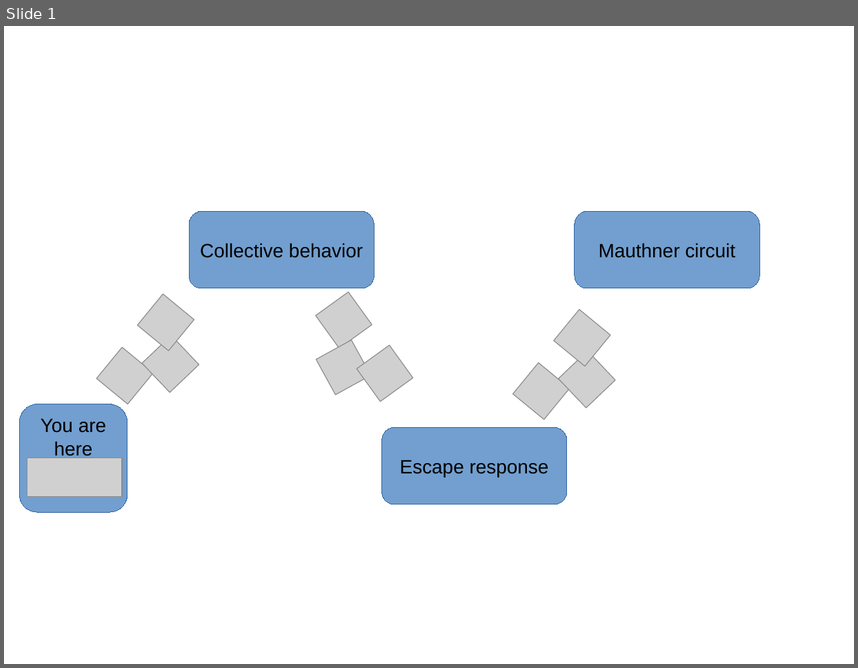
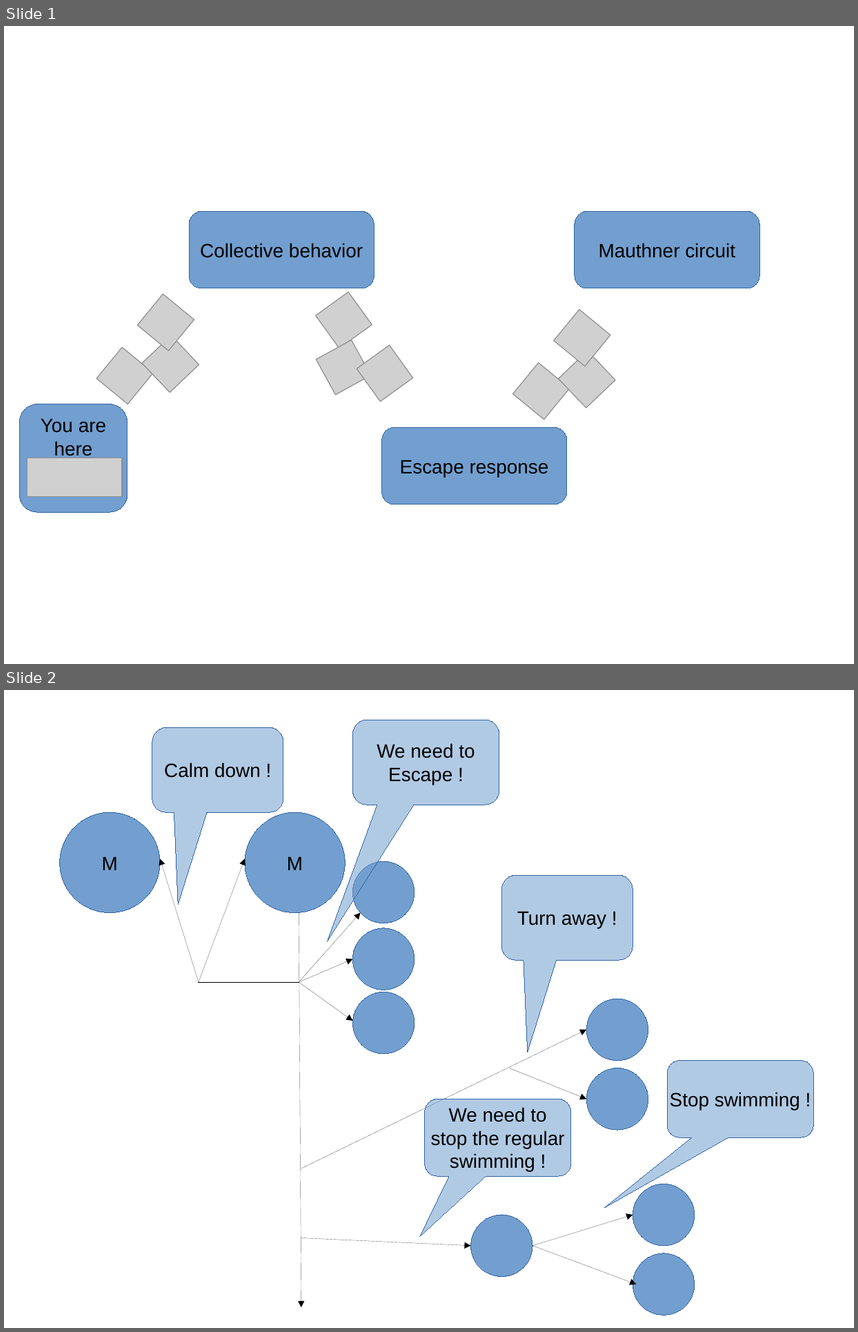
Before and after one commit to awakenting/master-thesis, a slide deck: defense_presentation/slide_idea_drafts.odp. Shown one above the other, each under a label of ours: slide 1 before the commit, slides 1 and 2 after it. The pictures are 858x668 and 858x1332 pixels, drawn with LibreOffice and Linux fonts; fonts in the diff are those of the drawing; grey boxes stand for pictures. Boxes give left, top, right and bottom in pixels: in the first picture for what was removed or moved away, otherwise in the second. Text is boxed around its words. In the diff, an @@ line names an element or a change of style, - is before the commit and + after.

Commit message:
minor changes of manuscript and defense slides

```diff
--- a/defense_presentation/slide_idea_drafts.odp
+++ b/defense_presentation/slide_idea_drafts.odp
@@ slide 2 added at box(4, 690, 854, 1328), background #FFFFFF @@
@@ rounded speech box added at box(152, 728, 283, 813), fill #729FCF at 55% opacity, outline #3465A4 0 pt, 18 pt, text #000000 @@
+Calm down !
@@ rounded speech box added at box(352, 720, 499, 805), fill #729FCF at 55% opacity, outline #3465A4 0 pt, 18 pt, text #000000 @@
+We need to
+Escape !
@@ ellipse added at box(59, 813, 160, 913), fill #729FCF, outline #3465A4 0 pt, 18 pt, text #000000 @@
+M
@@ ellipse added at box(245, 813, 345, 913), fill #729FCF, outline #3465A4 0 pt, 18 pt, text #000000 @@
+M
@@ arrow added from (199, 983) to (160, 859), #000000 0 pt @@
@@ arrow added from (199, 983) to (245, 859), #000000 0 pt @@
@@ ellipse added at box(352, 861, 415, 923), fill #729FCF, outline #3465A4 0 pt @@
@@ rounded speech box added at box(502, 875, 633, 960), fill #729FCF at 55% opacity, outline #3465A4 0 pt, 18 pt, text #000000 @@
+Turn away !
@@ arrow added from (299, 913) to (302, 1307), #000000 0 pt @@
@@ arrow added from (299, 983) to (361, 913), #000000 0 pt @@
@@ ellipse added at box(352, 928, 415, 990), fill #729FCF, outline #3465A4 0 pt @@
@@ arrow added from (299, 983) to (352, 959), #000000 0 pt @@
@@ line added from (299, 983) to (199, 983), #000000 0 pt @@
@@ arrow added from (299, 983) to (352, 1021), #000000 0 pt @@
@@ ellipse added at box(352, 992, 415, 1054), fill #729FCF, outline #3465A4 0 pt @@
@@ ellipse added at box(587, 998, 649, 1061), fill #729FCF, outline #3465A4 0 pt @@
@@ arrow added from (302, 1168) to (587, 1029), #000000 0 pt @@
@@ rounded speech box added at box(667, 1061, 814, 1137), fill #729FCF at 55% opacity, outline #3465A4 0 pt, 18 pt, text #000000 @@
+Stop swimming !
@@ arrow added from (510, 1068) to (587, 1099), #000000 0 pt @@
@@ ellipse added at box(587, 1068, 649, 1130), fill #729FCF, outline #3465A4 0 pt @@
@@ rounded speech box added at box(425, 1099, 572, 1176), fill #729FCF at 55% opacity, outline #3465A4 0 pt, 18 pt, text #000000 @@
+We need to
+stop the regular
+swimming !
@@ ellipse added at box(633, 1183, 695, 1245), fill #729FCF, outline #3465A4 0 pt @@
@@ ellipse added at box(471, 1214, 533, 1276), fill #729FCF, outline #3465A4 0 pt @@
@@ arrow added from (533, 1245) to (633, 1214), #000000 0 pt @@
@@ arrow added from (302, 1238) to (471, 1245), #000000 0 pt @@
@@ arrow added from (533, 1245) to (637, 1284), #000000 0 pt @@
@@ ellipse added at box(633, 1253, 695, 1315), fill #729FCF, outline #3465A4 0 pt @@
```
Also in this commit, not shown: 10 other files.
